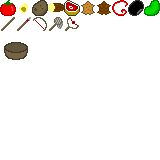
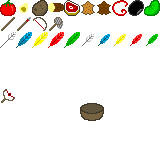
Two versions of the same layered image (160x160). Layer-by-layer changes:
painted on "items.png" over [0, 9, 158, 121]
